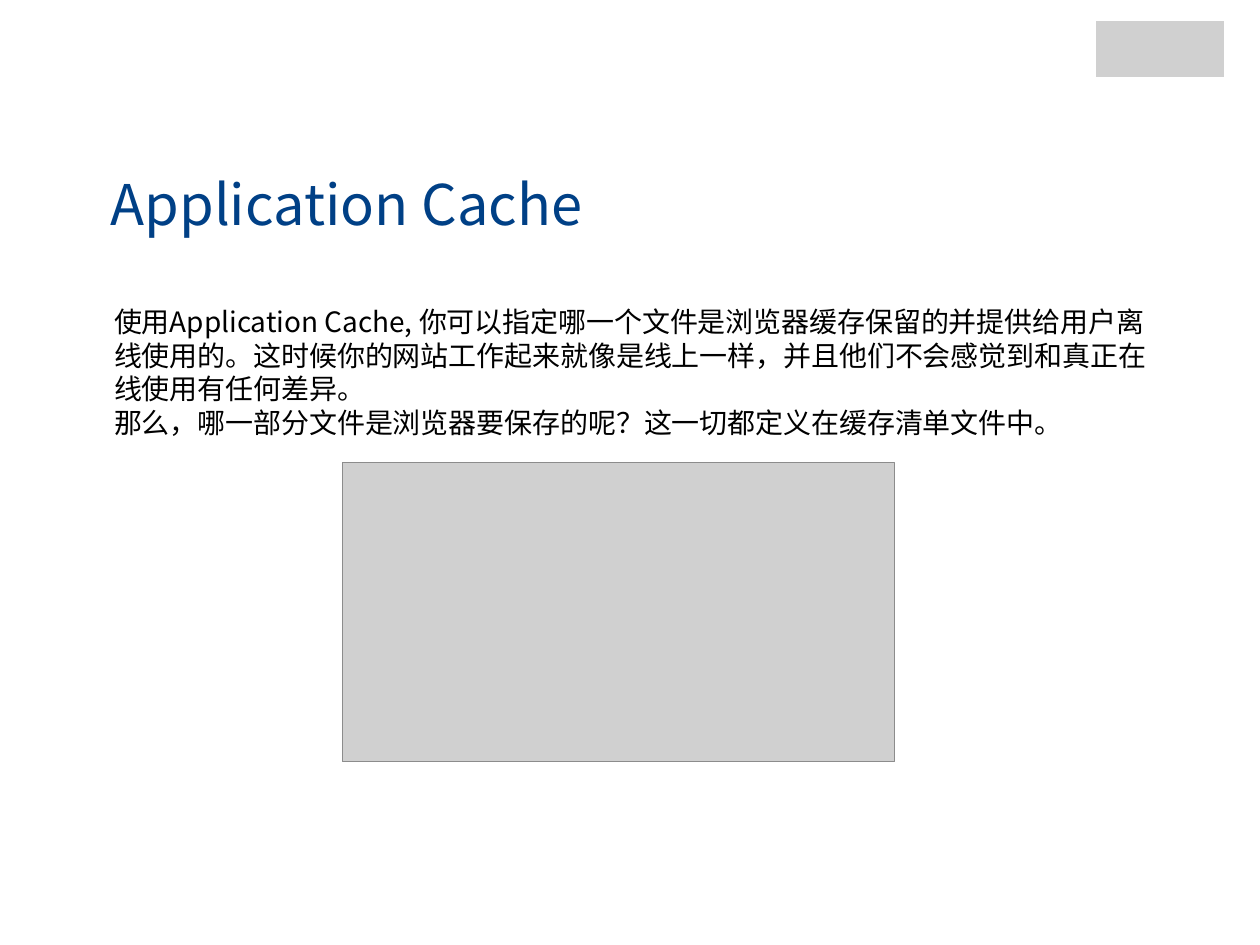
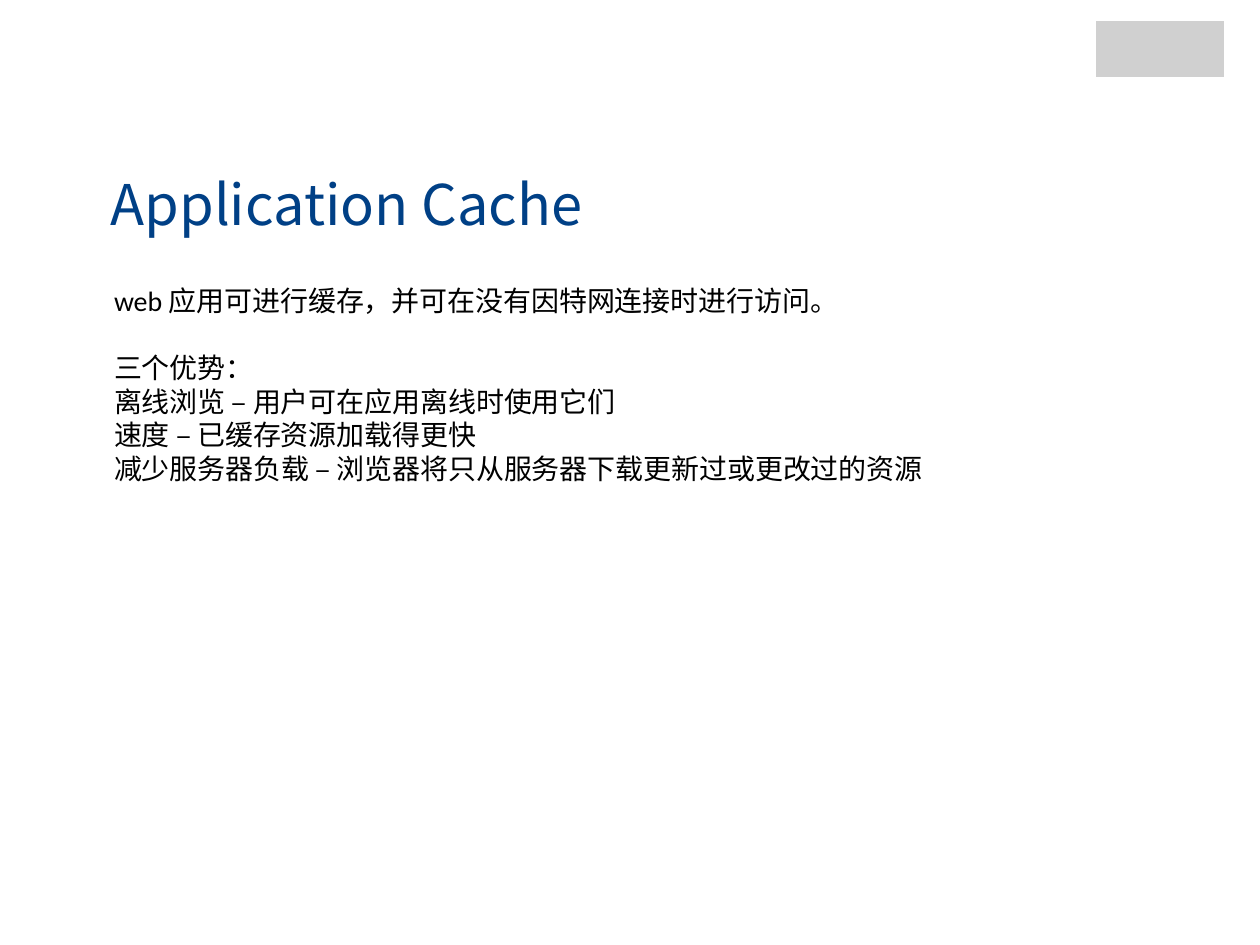
Before and after one commit to jianganglu/share-web-storage, a slide deck: slide 9 of Web存储.pptx (slide 7 before the commit). Drawn at 1260x945 pixels with LibreOffice and Linux fonts; fonts in the diff are those of the drawing; grey boxes stand for pictures; background and template pictures are left out. Boxes give left, top, right and bottom in pixels: in the first picture for what was removed or moved away, otherwise in the second. Text is boxed around its words. In the diff, an @@ line names an element or a change of style, - is before the commit and + after.

```diff
--- a/Web存储.pptx
+++ b/Web存储.pptx
@@ text at box(114, 287, 923, 482): text changed @@
-使用Application Cache, 你可以指定哪一个文件是浏览器缓存保留的并提供给用户离线使用的。这时候你的网站工作起来就像是线上一样，并且他们不会感觉到和真正在线使用有任何差异。
-那么，哪一部分文件是浏览器要保存的呢？这一切都定义在缓存清单文件中。
+web 应用可进行缓存，并可在没有因特网连接时进行访问。
+三个优势：
+离线浏览 – 用户可在应用离线时使用它们
+速度 – 已缓存资源加载得更快
+减少服务器负载 – 浏览器将只从服务器下载更新过或更改过的资源
@@ picture removed at box(343, 462, 896, 762) @@
```
Also in this commit, not shown: 4 slides added, 1 slide removed, 12 other files.
